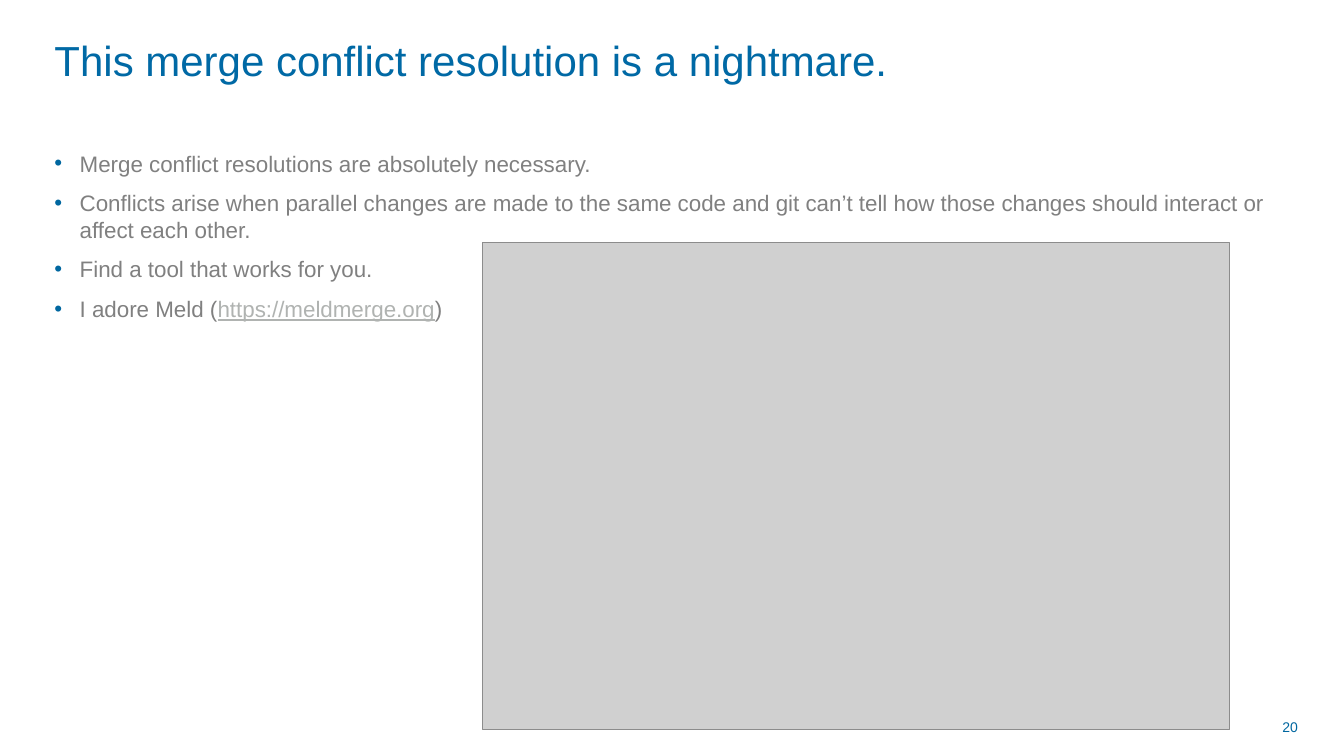
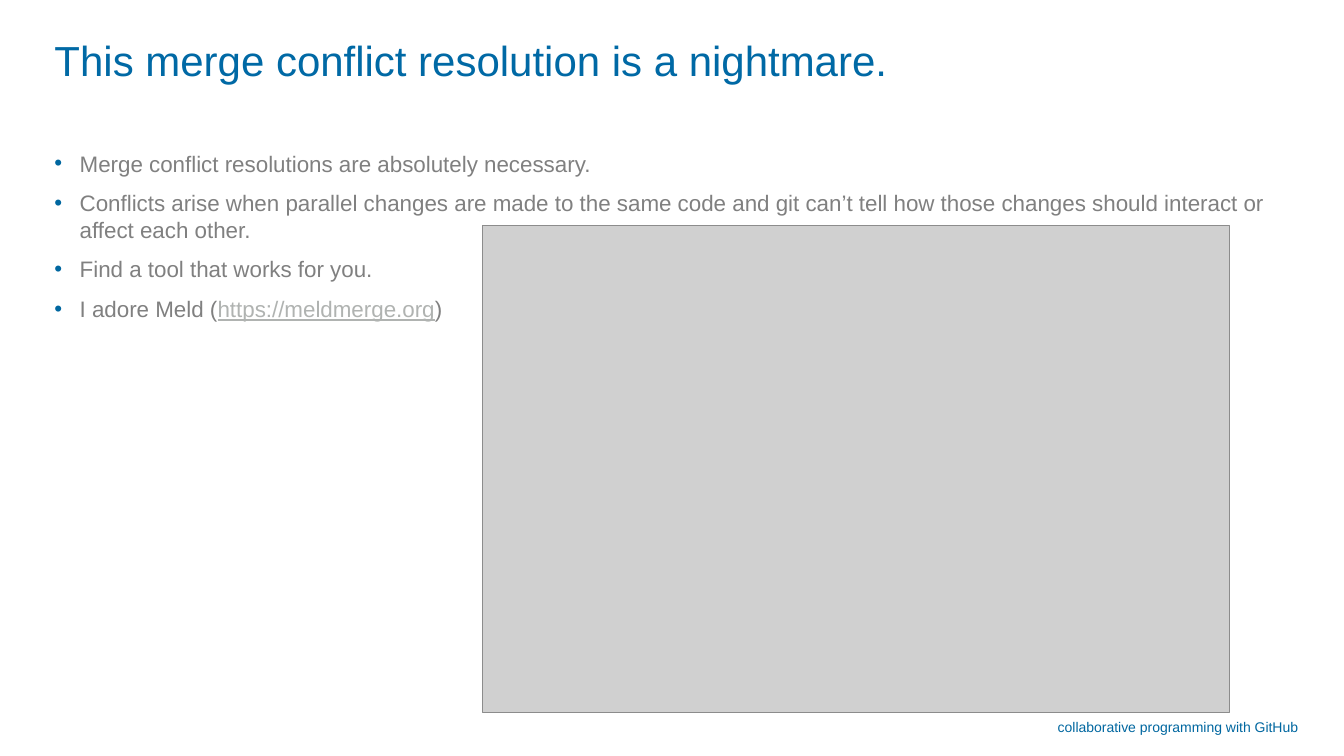
Before and after one commit to childmindresearch/MoBI-Retreat-2024-Collaborative-programming-with-GitHub, a slide deck: slide 27 of collaborative-programming/slides.pptx (slide 20 before the commit). Drawn at 1344x756 pixels with LibreOffice and Linux fonts; fonts in the diff are those of the drawing; grey boxes stand for pictures; background and template pictures are left out. Boxes give left, top, right and bottom in pixels: in the first picture for what was removed or moved away, otherwise in the second. Text is boxed around its words. In the diff, an @@ line names an element or a change of style, - is before the commit and + after.

```diff
--- a/collaborative-programming/slides.pptx
+++ b/collaborative-programming/slides.pptx
@@ picture moved from (x1=482, y1=243, x2=1229, y2=730) to (x1=482, y1=226, x2=1229, y2=713) @@
@@ text at (x1=1058, y1=722, x2=1298, y2=735): text changed @@
-20
+collaborative programming with GitHub
```
Also in this commit, not shown: 20 other slides changed, 9 slides added, 1 slide removed.
